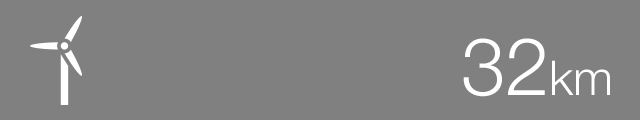
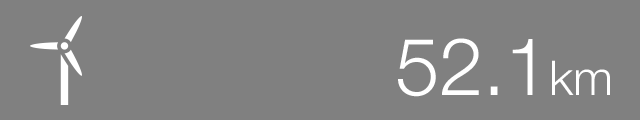
Comparing the layer stacks of the two 640×120 images. Changes:
renamed "32km" to "52.1km", painted on it over box(398, 38, 545, 97)
